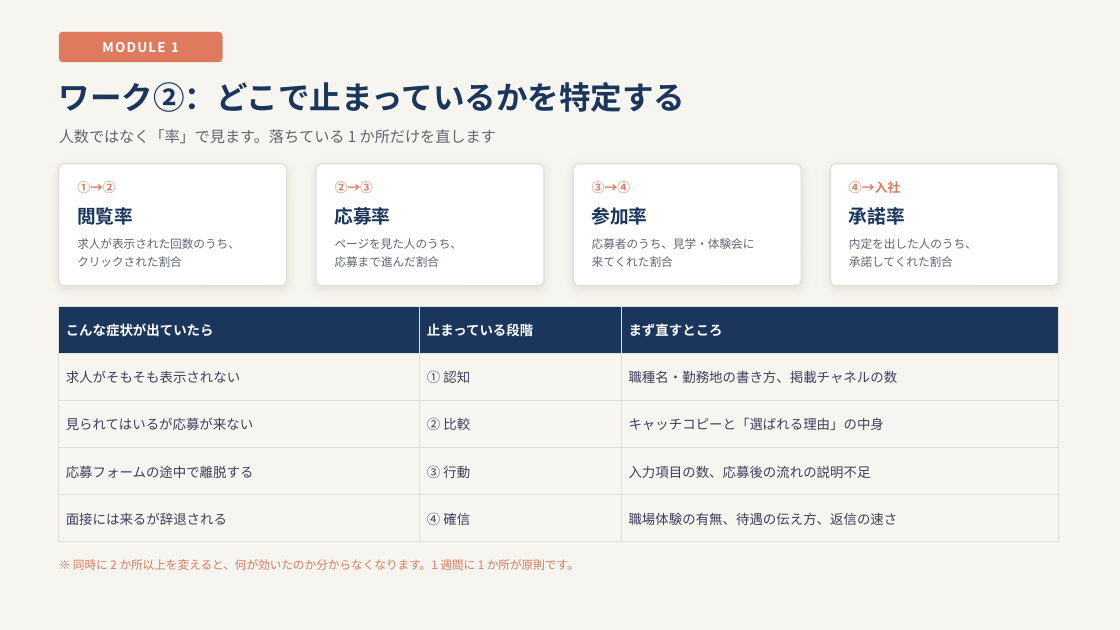
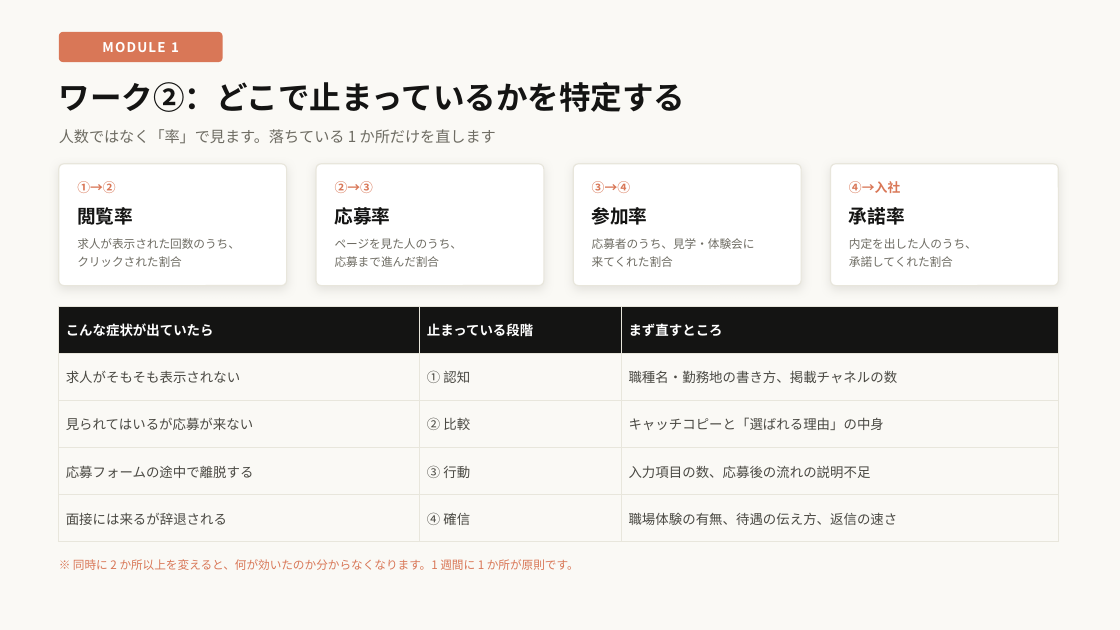
Before and after one commit to gala19690717-bit/-ai-news-mailer, a slide deck: slide 8 of docs/recruitment-webinar/AI採用アドバンス講座_0円採用の設計図.pptx. Drawn at 1120x630 pixels with LibreOffice and Linux fonts; fonts in the diff are those of the drawing. Boxes give left, top, right and bottom in pixels: in the first picture for what was removed or moved away, otherwise in the second. Text is boxed around its words. In the diff, an @@ line names an element or a change of style, - is before the commit and + after.

```diff
--- a/docs/recruitment-webinar/AI採用アドバンス講座_0円採用の設計図.pptx
+++ b/docs/recruitment-webinar/AI採用アドバンス講座_0円採用の設計図.pptx
@@ background #F7F5EF to #FAF9F5 @@
@@ outline #E0DED8 1 pt to #E8E6DC 1 pt; shadow changed in 4 elements at (59, 164, 287, 286), (316, 164, 544, 286), (574, 164, 802, 286), (831, 164, 1059, 286) @@
@@ text colour #1B365D to #141413 in 5 elements at (59, 82, 685, 112), (77, 207, 133, 225), (335, 207, 391, 225), (592, 207, 648, 225), (849, 207, 905, 225) @@
@@ text colour #5F6672 to #6E6C63 in 5 elements at (59, 129, 496, 144), (77, 238, 240, 267), (335, 238, 463, 267), (592, 238, 755, 267), (849, 238, 977, 267) @@
@@ table at (59, 307, 1059, 529) @@
@@ fill #1B365D to #141413 in row 1 @@
@@ text colour #3D405B to #4A4943 in "求人がそもそも表示されない", "① 認知", "職種名・勤務地の書き方、掲載チャネルの数", "見られてはいるが応募が来ない" and 8 more places @@
@@ borders changed @@
```
Also in this commit, not shown: 17 other slides changed, 1 slide added, 2 other files.
